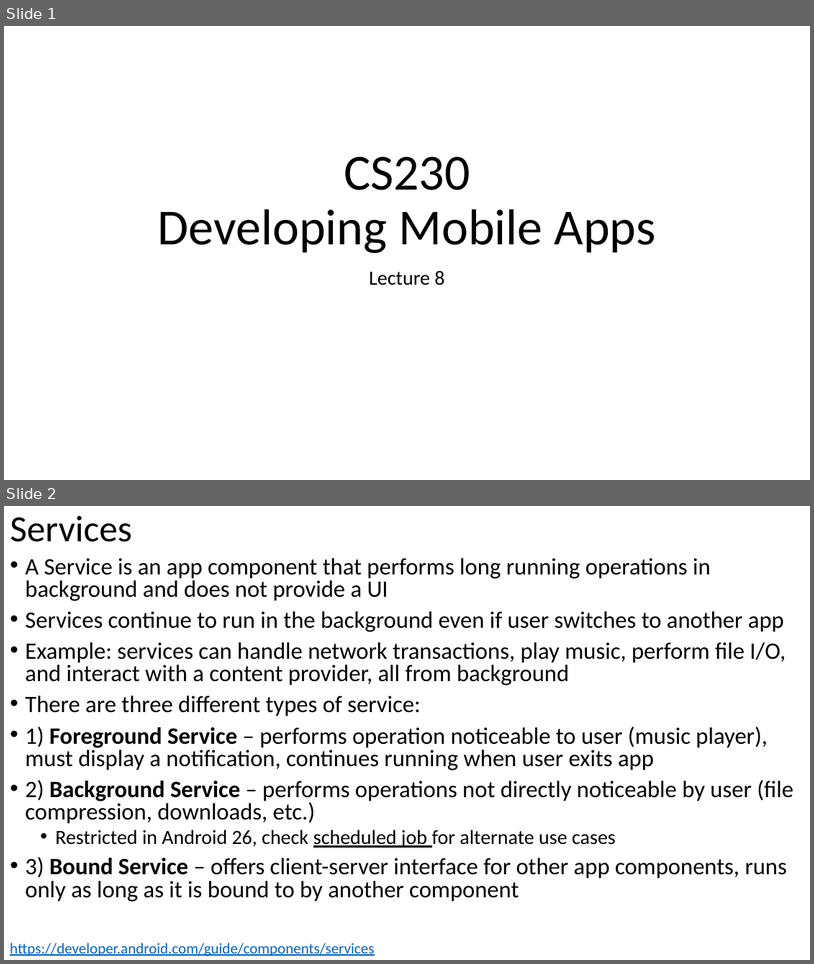
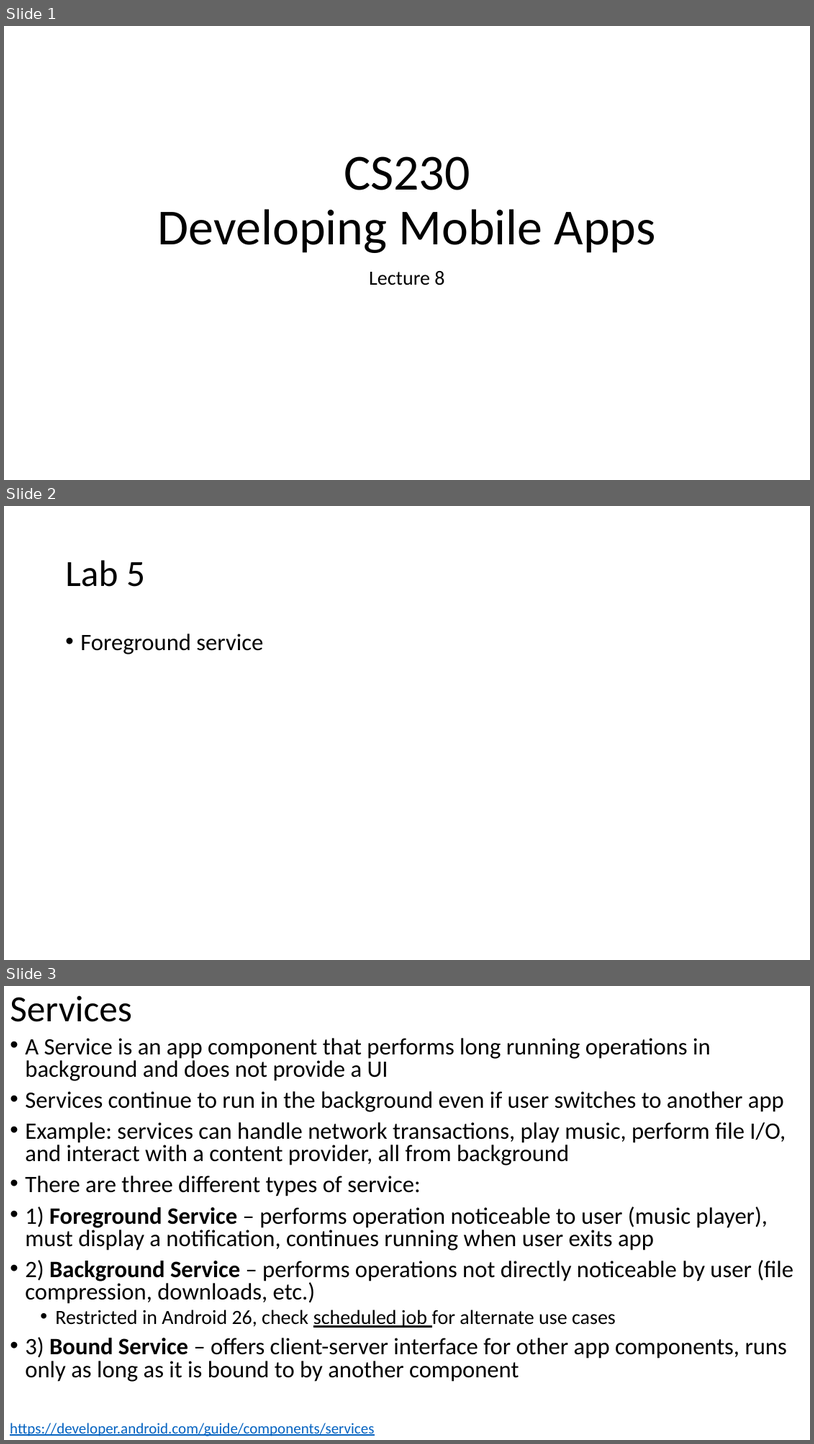
Before and after one commit to russellu/cs230, a slide deck: Lecture_08.pptx. Shown one above the other, each under a label of ours: slides 1 and 2 before the commit, slides 1, 2 and 3 after it. The pictures are 814x964 and 814x1444 pixels, drawn with LibreOffice and Linux fonts; fonts in the diff are those of the drawing. Boxes give left, top, right and bottom in pixels: in the first picture for what was removed or moved away, otherwise in the second. Text is boxed around its words. In the diff, an @@ line names an element or a change of style, - is before the commit and + after.

```diff
--- a/Lecture_08.pptx
+++ b/Lecture_08.pptx
@@ slide 2 added at bbox=[4, 506, 810, 960], background #FFFFFF @@
@@ title added at bbox=[65, 560, 145, 587], 44 pt, text #000000 @@
+Lab 5
@@ text added at bbox=[80, 633, 263, 654], 28 pt, text #000000 @@
+• Foreground service
@@ what was slide 2 is now slide 3 @@
```
Also in this commit, not shown: 6 slides changed, 4 other slides added, 1 slide removed.
